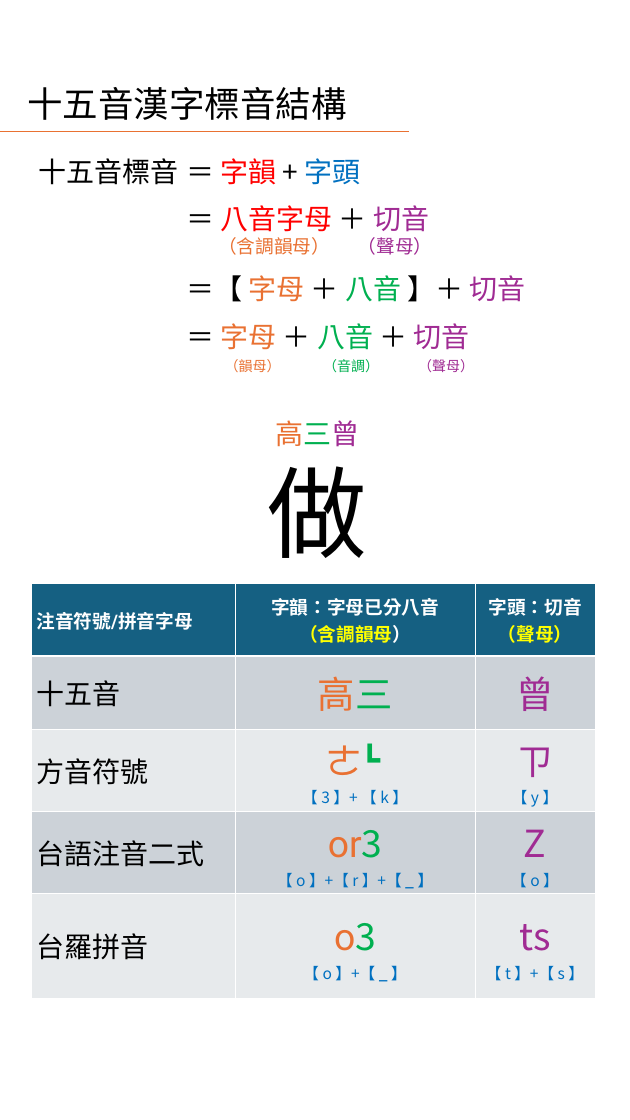
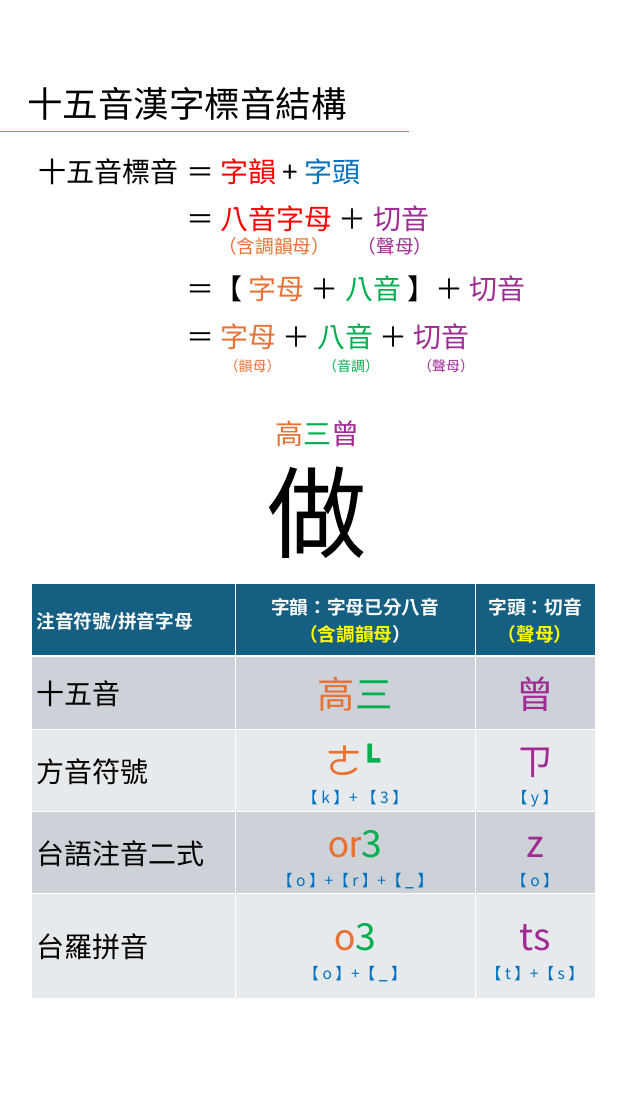
Before and after one commit to AlanJui/rime-tlpa, a slide deck: slide 10 of docs/guide/十五音輸入法簡介.pptx (slide 9 before the commit). Drawn at 630x1120 pixels with LibreOffice and Linux fonts; fonts in the diff are those of the drawing. Boxes give left, top, right and bottom in pixels: in the first picture for what was removed or moved away, otherwise in the second. Text is boxed around its words. In the diff, an @@ line names an element or a change of style, - is before the commit and + after.

```diff
--- a/docs/guide/十五音輸入法簡介.pptx
+++ b/docs/guide/十五音輸入法簡介.pptx
@@ table at (31, 584, 595, 985) @@
-row 3, column 2: ㄜ˪ 【 3 】+ 【 k 】
+row 3, column 2: ㄜ˪ 【 k 】+ 【 3 】
-row 4, column 3: Z 【 o 】
+row 4, column 3: z 【 o 】
```
Also in this commit, not shown: 4 other slides changed, 11 slides added, 2 slides removed, 19 other files.
